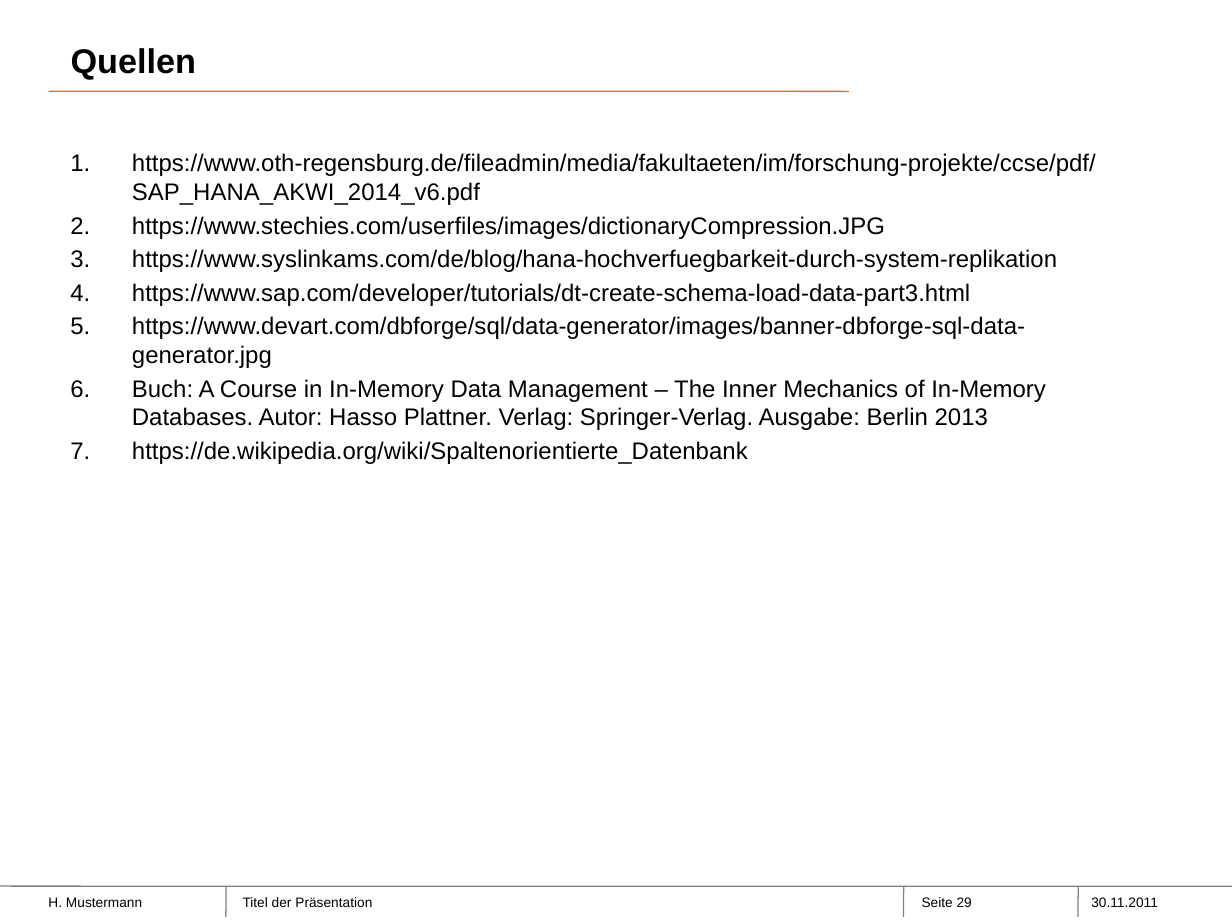
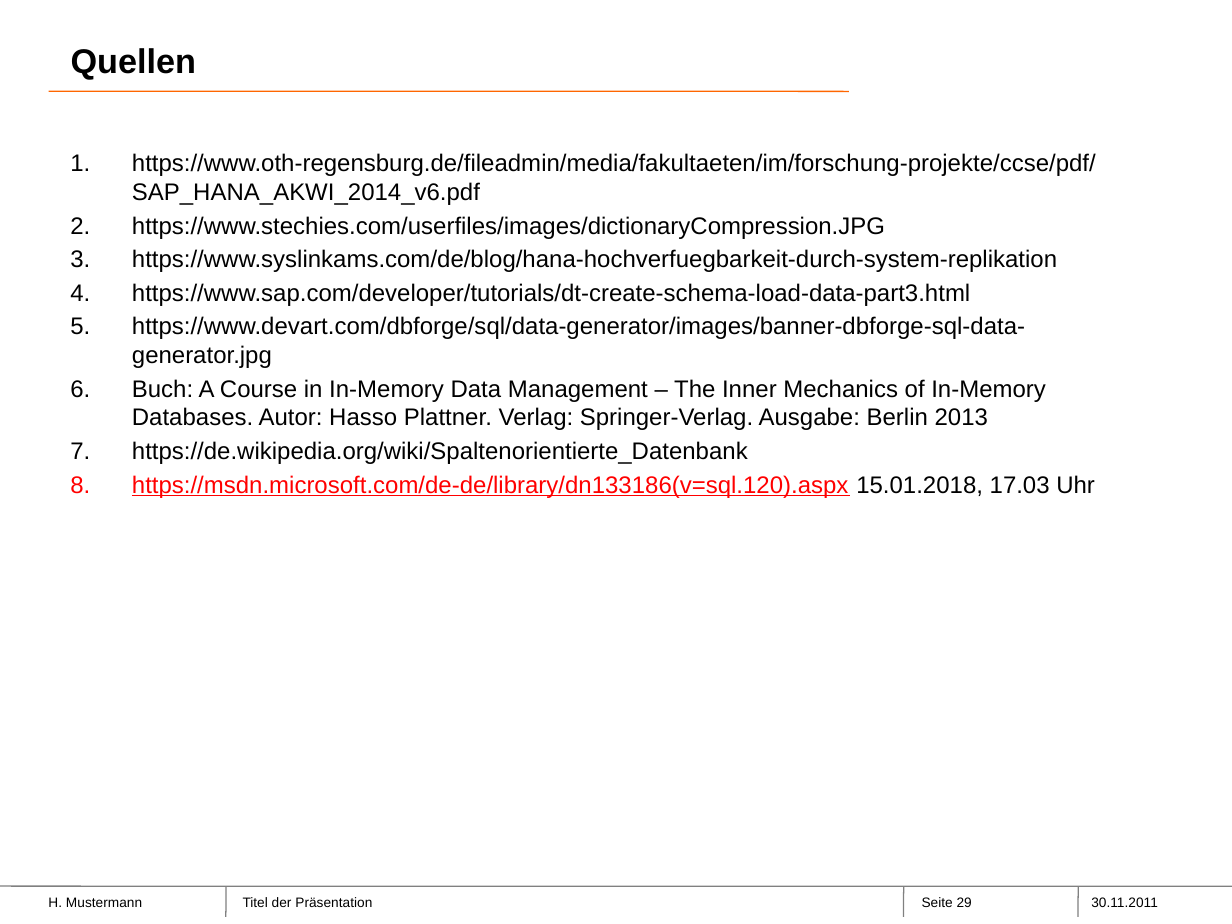
Before and after one commit to Philwi/ProjektseminarInMemory, a slide deck: slide 29 of SAPHana-1.pptx. Drawn at 1232x924 pixels with LibreOffice and Linux fonts; fonts in the diff are those of the drawing; background and template pictures are left out. Boxes give left, top, right and bottom in pixels: in the first picture for what was removed or moved away, otherwise in the second. Text is boxed around its words. In the diff, an @@ line names an element or a change of style, - is before the commit and + after.

```diff
--- a/SAPHana-1.pptx
+++ b/SAPHana-1.pptx
@@ text at [132, 475, 1095, 498]: paragraph added @@
+8. https://msdn.microsoft.com/de-de/library/dn133186(v=sql.120).aspx 15.01.2018, 17.03 Uhr
```
